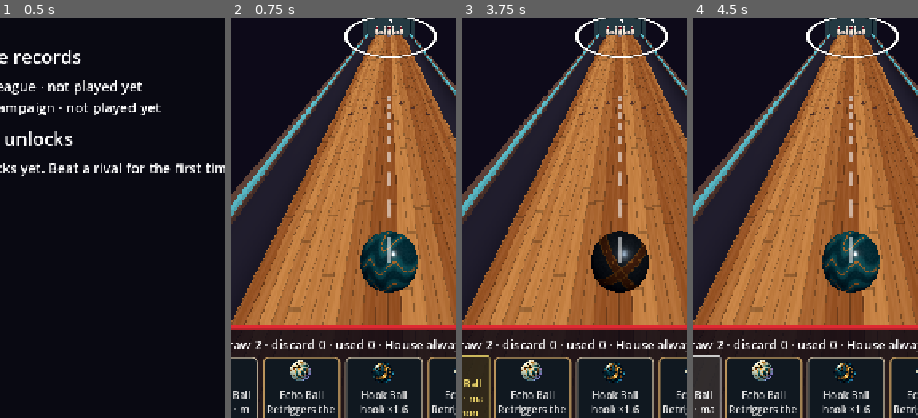
Above: before the commit, frames 1-4 (left to right).
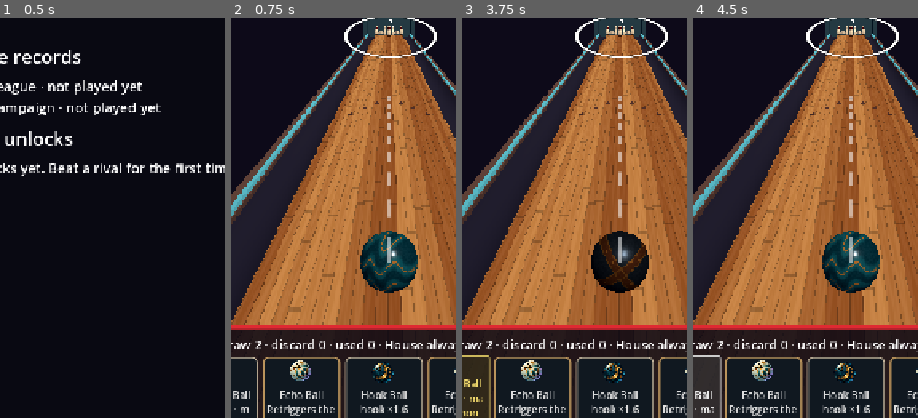
Above: after the commit, the same moments.

Repository: khoix/Roguewood
Game: Godot game, scene res://src/bootstrap/bootstrap.tscn
Same seed, same stepped clock (60 frames per second), same inputs: the game is played once before the commit and once after it.
Inputs:
- Up to frame 1 (0.5 s): no input
- Up to frame 2 (0.75 s): click "Enter League" at 0.5 s
- Up to frame 3 (3.75 s): click "Restart Session" at 1.25 s; click "Restart Session" at 2 s; click "Restart Session" at 2.75 s; click "Hammer Ball hook ×0.6 · mass …" at 3.5 s
- Up to frame 4 (4.5 s): click "Hammer Ball hook ×0.6 · mass …" at 4.25 s
The pictures show only the part of the screen within x 15-65%, y 46-96%; the shares and areas given below are measured in that part.

Frame 1 is identical in both runs. In frame 2, 0.2% of the frame differs, in the area x 64-77%, y 2-5%; in frame 3, 0.2%; in frame 4, 0.2%.

Commit message:
feat: deliver E19-A02 pin identities and native art evidence

Diff:
--- /dev/null
+++ b/assets/items/pins/anchor-card.tres
@@ -0,0 +1,8 @@
+[gd_resource type="AtlasTexture" load_steps=2 format=3]
+
+[ext_resource type="Texture2D" path="res://assets/items/pins/a02-source.png" id="1"]
+
+[resource]
+atlas = ExtResource("1")
+region = Rect2(568, 630, 620, 620)
+filter_clip = true
--- /dev/null
+++ b/assets/items/pins/anchor-frame.tres
@@ -0,0 +1,17 @@
+[gd_resource type="StyleBoxFlat" format=3]
+
+[resource]
+content_margin_left = 6.0
+content_margin_top = 6.0
+content_margin_right = 6.0
+content_margin_bottom = 6.0
+bg_color = Color(0.0627, 0.0941, 0.1255, 1)
+border_width_left = 2
+border_width_top = 2
+border_width_right = 2
+border_width_bottom = 2
+border_color = Color(0.77, 0.71, 0.61, 1)
+corner_radius_top_left = 8
+corner_radius_top_right = 8
+corner_radius_bottom_left = 8
+corner_radius_bottom_right = 8
--- /dev/null
+++ b/assets/items/pins/anchor-material.tres
@@ -0,0 +1,7 @@
+[gd_resource type="ShaderMaterial" load_steps=2 format=3]
+
+[ext_resource type="Shader" path="res://assets/items/pins/identity.gdshader" id="1"]
+
+[resource]
+shader = ExtResource("1")
+shader_parameter/identity = 3
--- /dev/null
+++ b/assets/items/pins/gold-card.tres
@@ -0,0 +1,8 @@
+[gd_resource type="AtlasTexture" load_steps=2 format=3]
+
+[ext_resource type="Texture2D" path="res://assets/items/pins/a02-source.png" id="1"]
+
+[resource]
+atlas = ExtResource("1")
+region = Rect2(60, 630, 620, 620)
+filter_clip = true
--- /dev/null
+++ b/assets/items/pins/gold-frame.tres
@@ -0,0 +1,17 @@
+[gd_resource type="StyleBoxFlat" format=3]
+
+[resource]
+content_margin_left = 6.0
+content_margin_top = 6.0
+content_margin_right = 6.0
+content_margin_bottom = 6.0
+bg_color = Color(0.0627, 0.0941, 0.1255, 1)
+border_width_left = 2
+border_width_top = 2
+border_width_right = 2
+border_width_bottom = 2
+border_color = Color(0.77, 0.71, 0.61, 1)
+corner_radius_top_left = 8
+corner_radius_top_right = 8
+corner_radius_bottom_left = 8
+corner_radius_bottom_right = 8
--- /dev/null
+++ b/assets/items/pins/gold-material.tres
@@ -0,0 +1,7 @@
+[gd_resource type="ShaderMaterial" load_steps=2 format=3]
+
+[ext_resource type="Shader" path="res://assets/items/pins/identity.gdshader" id="1"]
+
+[resource]
+shader = ExtResource("1")
+shader_parameter/identity = 2
--- /dev/null
+++ b/assets/items/pins/identity.gdshader
@@ -0,0 +1,66 @@
+shader_type spatial;
+render_mode diffuse_burley, specular_schlick_ggx;
+uniform int identity = 0;
+varying vec3 local;
+void vertex() { local = VERTEX; }
+float band(float y, float a, float b) { return step(a,y) * (1.0-step(b,y)); }
+void fragment() {
+    vec3 p = floor(local / 0.0015) * 0.0015;
+    float grain = fract(sin(dot(floor(p * 1200.0), vec3(12.9898,78.233,37.719))) * 43758.5453);
+    vec3 ivory = vec3(0.94,0.84,0.65);
+    vec3 brass = vec3(0.72,0.45,0.14);
+    vec3 dark = vec3(0.12,0.10,0.075);
+    vec3 color = ivory;
+    float metal = 0.05;
+    float rough = 0.30;
+    float front = step(0.018,abs(p.z));
+    if (identity == 0) {
+        float stripes = max(band(p.y,0.247,0.262),band(p.y,0.278,0.293));
+        color = mix(ivory,vec3(0.37,0.025,0.045),stripes);
+        if (p.y < 0.035 + 0.003*sin(p.x*560.0)) {
+            float wood = 0.5+0.5*sin(p.x*850.0 + sin(p.y*210.0)*2.0);
+            color = mix(vec3(0.19,0.075,0.025),vec3(0.46,0.22,0.07),wood);
+            rough = 0.55;
+        }
+        color = mix(color,brass,band(p.y,0.006,0.010));
+    } else if (identity == 1) {
+        float diamond = abs(p.x)/0.041 + abs(p.y-0.136)/0.074;
+        float neck = abs(p.x)/0.016 + abs(p.y-0.271)/0.024;
+        float shape = min(diamond,neck);
+        if (shape < 1.13 && front > 0.5) { color = brass; metal = 0.6; }
+        if (shape < 0.94 && front > 0.5) {
+            float facet = step(0.0,p.x) * 0.22 + step(0.136,p.y)*0.25;
+            color = mix(vec3(0.28,0.004,0.025),vec3(0.95,0.07,0.16),facet);
+            if (abs(diamond-0.48) < 0.05 || abs(p.x) < 0.002) color *= 1.5;
+            metal = 0.32; rough = 0.18;
+        }
+        color = mix(color,brass,max(band(p.y,0.006,0.014),max(band(p.y,0.246,0.249),band(p.y,0.292,0.295))));
+    } else if (identity == 2) {
+        color = brass; metal = 0.68; rough = 0.26;
+        float grooves = max(band(p.y,0.009,0.014),max(band(p.y,0.025,0.030),band(p.y,0.042,0.047)));
+        grooves = max(grooves,max(band(p.y,0.249,0.254),band(p.y,0.274,0.279)));
+        float coin = length(vec2(p.x,p.y-0.13));
+        if (front > 0.5 && coin < 0.047) {
+            grooves = max(grooves,max(band(coin,0.022,0.027),band(coin,0.037,0.042)));
+            if (coin < 0.021) color *= 1.2;
+        }
+        color = mix(color,dark,grooves);
+    } else {
+        color = vec3(0.025,0.14,0.18); metal = 0.25; rough = 0.29;
+        float neck_y = p.y - abs(p.x)*0.7;
+        color = mix(color,ivory,max(band(neck_y,0.248,0.260),band(neck_y,0.282,0.294)));
+        float cross_brace = min(abs(p.y-0.13-p.x*1.3),abs(p.y-0.13+p.x*1.3));
+        if (front > 0.5 && p.y > 0.064 && p.y < 0.192 && cross_brace < 0.010) {
+            color = cross_brace > 0.007 ? brass : vec3(0.32,0.32,0.29); metal = 0.65;
+        }
+        if (p.y < 0.053) {
+            color = vec3(0.22,0.25,0.26); metal = 0.70;
+            if (p.y < 0.007 || p.y > 0.046) color = brass;
+            if (abs(p.y-0.026) < 0.005 && abs(sin(atan(p.z,p.x)*4.0)) < 0.22) color = brass;
+        }
+    }
+    ALBEDO = color * (0.94 + 0.10*grain);
+    METALLIC = metal;
+    ROUGHNESS = rough;
+    EMISSION = color * 0.09;
+}
--- /dev/null
+++ b/assets/items/pins/ruby-card.tres
@@ -0,0 +1,8 @@
+[gd_resource type="AtlasTexture" load_steps=2 format=3]
+
+[ext_resource type="Texture2D" path="res://assets/items/pins/a02-source.png" id="1"]
+
+[resource]
+atlas = ExtResource("1")
+region = Rect2(568, 0, 620, 620)
+filter_clip = true
--- /dev/null
+++ b/assets/items/pins/ruby-frame.tres
@@ -0,0 +1,17 @@
+[gd_resource type="StyleBoxFlat" format=3]
+
+[resource]
+content_margin_left = 6.0
+content_margin_top = 6.0
+content_margin_right = 6.0
+content_margin_bottom = 6.0
+bg_color = Color(0.0627, 0.0941, 0.1255, 1)
+border_width_left = 3
+border_width_top = 2
+border_width_right = 3
+border_width_bottom = 2
+border_color = Color(0.73, 0.58, 0.36, 1)
+corner_radius_top_left = 8
+corner_radius_top_right = 8
+corner_radius_bottom_left = 8
+corner_radius_bottom_right = 8
--- /dev/null
+++ b/assets/items/pins/ruby-material.tres
@@ -0,0 +1,7 @@
+[gd_resource type="ShaderMaterial" load_steps=2 format=3]
+
+[ext_resource type="Shader" path="res://assets/items/pins/identity.gdshader" id="1"]
+
+[resource]
+shader = ExtResource("1")
+shader_parameter/identity = 1
--- /dev/null
+++ b/assets/items/pins/wood-card.tres
@@ -0,0 +1,8 @@
+[gd_resource type="AtlasTexture" load_steps=2 format=3]
+
+[ext_resource type="Texture2D" path="res://assets/items/pins/a02-source.png" id="1"]
+
+[resource]
+atlas = ExtResource("1")
+region = Rect2(60, 0, 620, 620)
+filter_clip = true
--- /dev/null
+++ b/assets/items/pins/wood-frame.tres
@@ -0,0 +1,17 @@
+[gd_resource type="StyleBoxFlat" format=3]
+
+[resource]
+content_margin_left = 6.0
+content_margin_top = 6.0
+content_margin_right = 6.0
+content_margin_bottom = 6.0
+bg_color = Color(0.0627, 0.0941, 0.1255, 1)
+border_width_left = 2
+border_width_top = 2
+border_width_right = 2
+border_width_bottom = 2
+border_color = Color(0.77, 0.71, 0.61, 1)
+corner_radius_top_left = 8
+corner_radius_top_right = 8
+corner_radius_bottom_left = 8
+corner_radius_bottom_right = 8
--- /dev/null
+++ b/assets/items/pins/wood-material.tres
@@ -0,0 +1,7 @@
+[gd_resource type="ShaderMaterial" load_steps=2 format=3]
+
+[ext_resource type="Shader" path="res://assets/items/pins/identity.gdshader" id="1"]
+
+[resource]
+shader = ExtResource("1")
+shader_parameter/identity = 0
--- a/content/catalogue.json
+++ b/content/catalogue.json
@@ -222,19 +222,19 @@
       ],
       "incompatibilities": [],
       "assets": {
-        "icon": "",
-        "card": "",
-        "in_play": "",
-        "rarity_treatment": "",
-        "activation": "",
-        "sound": "",
-        "reduced_motion": ""
-      },
-      "completeness": {
-        "authored": true,
-        "mechanics": true,
-        "automated_validation": true,
-        "artwork": false,
+        "icon": "res://assets/items/pins/wood-card.tres",
+        "card": "res://assets/items/pins/wood-card.tres",
+        "in_play": "res://assets/items/pins/wood-material.tres",
+        "rarity_treatment": "res://assets/items/pins/wood-frame.tres",
+        "activation": "",
+        "sound": "",
+        "reduced_motion": "res://assets/items/pins/wood-card.tres"
+      },
+      "completeness": {
+        "authored": true,
+        "mechanics": true,
+        "automated_validation": true,
+        "artwork": true,
         "effects_audio": false,
         "unlock_assigned": true,
         "integrated": false
@@ -280,19 +280,19 @@
       ],
       "incompatibilities": [],
       "assets": {
-        "icon": "",
-        "card": "",
-        "in_play": "",
-        "rarity_treatment": "",
-        "activation": "",
-        "sound": "",
-        "reduced_motion": ""
-      },
-      "completeness": {
-        "authored": true,
-        "mechanics": true,
-        "automated_validation": true,
-        "artwork": false,
+        "icon": "res://assets/items/pins/ruby-card.tres",
+        "card": "res://assets/items/pins/ruby-card.tres",
+        "in_play": "res://assets/items/pins/ruby-material.tres",
+        "rarity_treatment": "res://assets/items/pins/ruby-frame.tres",
+        "activation": "",
+        "sound": "",
+        "reduced_motion": "res://assets/items/pins/ruby-card.tres"
+      },
+      "completeness": {
+        "authored": true,
+        "mechanics": true,
+        "automated_validation": true,
+        "artwork": true,
         "effects_audio": false,
         "unlock_assigned": true,
         "integrated": false
@@ -337,19 +337,19 @@
       ],
       "incompatibilities": [],
       "assets": {
-        "icon": "",
-        "card": "",
-        "in_play": "",
-        "rarity_treatment": "",
-        "activation": "",
-        "sound": "",
-        "reduced_motion": ""
-      },
-      "completeness": {
-        "authored": true,
-        "mechanics": true,
-        "automated_validation": true,
-        "artwork": false,
+        "icon": "res://assets/items/pins/gold-card.tres",
+        "card": "res://assets/items/pins/gold-card.tres",
+        "in_play": "res://assets/items/pins/gold-material.tres",
+        "rarity_treatment": "res://assets/items/pins/gold-frame.tres",
+        "activation": "",
+        "sound": "",
+        "reduced_motion": "res://assets/items/pins/gold-card.tres"
+      },
+      "completeness": {
+        "authored": true,
+        "mechanics": true,
+        "automated_validation": true,
+        "artwork": true,
         "effects_audio": false,
         "unlock_assigned": true,
         "integrated": false
@@ -394,19 +394,19 @@
       ],
       "incompatibilities": [],
       "assets": {
-        "icon": "",
-        "card": "",
-        "in_play": "",
-        "rarity_treatment": "",
-        "activation": "",
-        "sound": "",
-        "reduced_motion": ""
-      },
-      "completeness": {
-        "authored": true,
-        "mechanics": true,
-        "automated_validation": true,
-        "artwork": false,
+        "icon": "res://assets/items/pins/anchor-card.tres",
+        "card": "res://assets/items/pins/anchor-card.tres",
+        "in_play": "res://assets/items/pins/anchor-material.tres",
+        "rarity_treatment": "res://assets/items/pins/anchor-frame.tres",
+        "activation": "",
+        "sound": "",
+        "reduced_motion": "res://assets/items/pins/anchor-card.tres"
+      },
+      "completeness": {
+        "authored": true,
+        "mechanics": true,
+        "automated_validation": true,
+        "artwork": true,
         "effects_audio": false,
         "unlock_assigned": true,
         "integrated": false
--- a/src/presentation/live_dressing.gd
+++ b/src/presentation/live_dressing.gd
@@ -1,6 +1,7 @@
 extends "res://src/presentation/lane_dressing.gd"
 ## E11 materials on real E04 bodies. Meshes only: never alter collision or mass.
 const ArtShader = preload("res://assets/art_direction/material.gdshader")
+const PinIdentity = preload("res://src/presentation/pin_identity.gd")
 
 func surface(kind: int, color: Color) -> ShaderMaterial:
 	var mat := ShaderMaterial.new()
@@ -37,14 +38,14 @@
 			light_mat.emission=Color("377d83")
 			_mesh_child(body,rail,light_mat,Lane.world(side*0.77,10,0.06)-body.position)
 
-## Slice pin materials (E13): finish and colour per catalogue pin, so a Ruby or
-## Anchor reads as itself on the lane. Developmental: final pin art is E19.
-const PIN_FINISHES := {"pin.wood": [2, "f4e6cd"], "pin.ruby": [4, "b8323f"], "pin.gold": [3, "e7bc70"],
-	"pin.anchor": [4, "17363d"], "pin.grower": [2, "95d9cb"], "pin.rubber": [4, "8976cf"]}
+## Remaining E13 developmental finishes. Catalogue identities take precedence;
+## A02 supplies Wood/Ruby/Gold/Anchor; Grower/Rubber are the next art batch.
+const PIN_FINISHES := {"pin.grower": [2, "95d9cb"], "pin.rubber": [4, "8976cf"]}
 
 func dress_pin(pin: RigidBody3D) -> void:
 	super.dress_pin(pin)
 	var item_id := String(pin.get_meta("item_id", ""))
+	if PinIdentity.dress(pin, item_id): return
 	if PIN_FINISHES.has(item_id):
 		for child in pin.get_children():
 			if child is MeshInstance3D:
--- /dev/null
+++ b/src/presentation/pin_identity.gd
@@ -0,0 +1,32 @@
+extends RefCounted
+## Authored visual accents follow the real body. No collision shapes or physics writes.
+const Assets = preload("res://src/presentation/item_assets.gd")
+
+static func dress(pin: RigidBody3D, item_id: String) -> bool:
+	var material := Assets.slot(item_id, "in_play") as Material
+	if material == null: return false
+	for child in pin.get_children():
+		if child is MeshInstance3D:
+			child.material_override = material
+			pin.set_meta("art_item_id", item_id)
+			break
+	if item_id == "pin.anchor":
+		var collar := CylinderMesh.new()
+		collar.top_radius = 0.051
+		collar.bottom_radius = 0.041
+		collar.height = 0.050
+		collar.radial_segments = 24
+		# Bake the offset into the visual vertices so the same local shader markings
+		# line up on body and collar, including when the physical pin lies down.
+		var arrays := collar.get_mesh_arrays()
+		var vertices: PackedVector3Array = arrays[Mesh.ARRAY_VERTEX]
+		for i in vertices.size(): vertices[i].y += 0.026
+		arrays[Mesh.ARRAY_VERTEX] = vertices
+		var mesh := ArrayMesh.new()
+		mesh.add_surface_from_arrays(Mesh.PRIMITIVE_TRIANGLES, arrays)
+		var accent := MeshInstance3D.new()
+		accent.name = "AnchorCollar"
+		accent.mesh = mesh
+		accent.material_override = material
+		pin.add_child(accent)
+	return true
--- /dev/null
+++ b/tests/pin_art_journey.gd
@@ -0,0 +1,104 @@
+extends "res://tests/slice_journey.gd"
+## Real purchase -> placement -> physical roll -> collection. Only fixture is a
+## logged wallet grant to bound shop rerolls; every purchase/placement uses UI.
+const Assets = preload("res://src/presentation/item_assets.gd")
+const IDS := ["pin.wood", "pin.ruby", "pin.gold", "pin.anchor"]
+
+func _run() -> void:
+	for arg in OS.get_cmdline_user_args():
+		if arg.begins_with("--artifact-dir="): artifact_dir = arg.trim_prefix("--artifact-dir=")
+	root.size = PORTRAIT
+	scene = load("res://src/bootstrap/bootstrap.tscn").instantiate()
+	root.add_child(scene)
+	await process_frame
+	await _focus_accept(scene.enter)
+	await _wait_for(func(): return scene.lab != null and scene.lab.state == "aim", "slice ready")
+	lab = scene.lab
+	await _toggle_assist()
+	_check_rack()
+	await _arm("ball.echo")
+	await _throw(STRIKE)
+	await _scored()
+	await _to_shop("pin art")
+	lab.run.credit(400, "fixture: pin art bounded shop coverage")
+	lab._refresh_shop()
+	var bought := {}
+	for attempt in range(20):
+		for index in lab.shop.offers.size():
+			var offer: Dictionary = lab.shop.offers[index]
+			var id: String = offer.item_id
+			if id not in IDS or id == "pin.wood" or bought.has(id) or offer.sold: continue
+			var button: Button = lab.shop_panel.button_for_offer(index)
+			_check(button.icon == Assets.slot(id, "icon"), "shop icon matches stable ID: " + id)
+			await _capture(id.replace(".", "_") + "_shop")
+			await _focus_accept(button)
+			_check(lab.shop_panel.choice_sheet.visible, "pin asks for actual rack position")
+			var position := bought.size() + 1
+			var before: int = lab.run.money
+			await _focus_accept(lab.shop_panel.choice_button(position - 1))
+			await process_frame
+			_check(lab.run.rack[position].item_id == id and lab.run.money == before - int(offer.price), "purchase places identity and charges exact price")
+			bought[id] = position
+			# Free the displaced Wood reserve through the actual sell control.
+			var reserve: Button = lab.shop_panel.sell_button("reserve:1")
+			if reserve != null:
+				await _focus_accept(reserve)
+				await process_frame
+		if bought.size() == 3: break
+		await _focus_accept(lab.shop_panel.reroll_button)
+		await process_frame
+	_check(bought.size() == 3, "seeded shop covers Ruby, Gold and Anchor")
+	await _leave_shop()
+	_check_rack()
+	await _capture("pin_rack")
+	await _focus_accept(scene.options)
+	await _focus_accept(lab.settings_panel.reduced_motion)
+	await _focus_accept(lab.settings_panel.close)
+	await _capture("pin_reduced")
+	# Diagnostic close view of the same live bodies, labelled separately from the
+	# normal player camera. Only this test changes the camera transform.
+	var player_camera: Transform3D = lab._camera.transform
+	lab._camera.position = Vector3(0.15, 0.85, -16.1)
+	lab._camera.look_at(Vector3(0.0, 0.12, -18.5))
+	await _capture("pin_rack_detail")
+	await _aim()
+	await _slide(lab.assist_panel.position_slider, STRIKE[0])
+	await _slide(lab.assist_panel.aim_slider, STRIKE[1])
+	await _slide(lab.assist_panel.power_slider, STRIKE[2])
+	var rolls: int = lab.history.size()
+	await _focus_accept(lab.assist_panel.throw_button)
+	await _wait_for(func(): return lab.lane.tracker.sequence.size() > 0, "mixed rack impact", ROLL_FRAMES)
+	await _capture("pin_impact_detail")
+	await _wait_for(func(): return lab.history.size() == rolls + 1, "mixed roll settles", ROLL_FRAMES)
+	_check_rack()
+	_check(lab.history[-1].roll_result.fallen_positions.size() > 0, "mixed rack has physically fallen pins")
+	lab._camera.transform = player_camera
+	await _capture("pin_fallen")
+	await _focus_accept(scene.back)
+	await _wait_for(func(): return scene.screen == "menu", "binder return")
+	await _focus_accept(scene.clubhouse.tab_buttons.binder)
+	await _focus_accept(scene.clubhouse.filter_button("pin"))
+	for id in IDS:
+		await _focus_accept(scene.clubhouse.entry_button(id))
+		for i in range(12): await process_frame
+		var holder: Control = scene.clubhouse.binder_art
+		_check(holder.get_child_count() == 1 and holder.get_child(0) is TextureRect and holder.get_child(0).texture == Assets.slot(id, "card"), "binder displays purchased pin: " + id)
+		if not artifact_dir.is_empty() and DisplayServer.get_name() != "headless":
+			await RenderingServer.frame_post_draw
+			_check(root.get_texture().get_image().save_png(artifact_dir.path_join(id.replace(".", "_") + "_binder.png")) == OK, "binder capture")
+	if failures.is_empty(): print("ROGUEWOOD_PIN_ART_OK")
+	quit(0 if failures.is_empty() else 1)
+
+func _check_rack() -> void:
+	for position in lab.lane.pins:
+		var body: RigidBody3D = lab.lane.pins[position]
+		var id: String = lab.run.rack[position].item_id
+		_check(body.get_meta("art_item_id", "") == id, "physical pin retains purchased identity: " + id)
+		for child in body.get_children():
+			if child is MeshInstance3D:
+				_check(child.material_override == Assets.slot(id, "in_play"), "actual body uses catalogue material")
+		_check(body.has_node("AnchorCollar") == (id == "pin.anchor"), "only Anchor has reinforced silhouette")
+
+func _capture(label: String) -> void:
+	for i in range(12): await process_frame
+	await super._capture(label)
--- /dev/null
+++ b/tools/capture_pin_art.gd
@@ -0,0 +1,80 @@
+extends SceneTree
+## Renders runtime resources at their intended UI sizes. Output is ignored evidence.
+const Assets = preload("res://src/presentation/item_assets.gd")
+const IDS := ["pin.wood", "pin.ruby", "pin.gold", "pin.anchor"]
+var destination := "res://artifacts/e19-a02/contact.png"
+func _initialize() -> void: call_deferred("_capture")
+func _capture() -> void:
+	for arg in OS.get_cmdline_user_args():
+		if arg.begins_with("--out="): destination = arg.trim_prefix("--out=")
+	DirAccess.make_dir_recursive_absolute(destination.get_base_dir())
+	root.size = Vector2i(1280, 720)
+	root.content_scale_size = Vector2i(1280, 720)
+	var canvas := Control.new()
+	canvas.set_anchors_and_offsets_preset(Control.PRESET_FULL_RECT)
+	root.add_child(canvas)
+	var bg := ColorRect.new()
+	bg.color = Color("101820")
+	bg.set_anchors_and_offsets_preset(Control.PRESET_FULL_RECT)
+	canvas.add_child(bg)
+	for i in range(4):
+		var id: String = IDS[i]
+		var panel := PanelContainer.new()
+		panel.position = Vector2(16 + i * 316, 20)
+		panel.size = Vector2(300, 680)
+		panel.add_theme_stylebox_override("panel", Assets.slot(id, "rarity_treatment"))
+		canvas.add_child(panel)
+		var box := VBoxContainer.new()
+		box.add_theme_constant_override("separation", 12)
+		panel.add_child(box)
+		_label(box, id.trim_prefix("pin.").capitalize() + " Pin", 24)
+		_texture(box, Assets.slot(id, "card"), 192)
+		_label(box, "PIN · " + Assets.rarity_mark(id), 18)
+		_texture(box, Assets.slot(id, "icon"), 48)
+		_label(box, "48 px icon · static / reduced", 16)
+		var viewport := SubViewport.new()
+		viewport.size = Vector2i(192,192)
+		viewport.own_world_3d = true
+		viewport.transparent_bg = true
+		viewport.render_target_update_mode = SubViewport.UPDATE_ALWAYS
+		canvas.add_child(viewport)
+		var body := RigidBody3D.new()
+		body.freeze = true
+		body.set_meta("item_id", id)
+		viewport.add_child(body)
+		preload("res://src/presentation/live_dressing.gd").new().dress_pin(body)
+		var camera := Camera3D.new()
+		camera.position = Vector3(0.03,0.20,0.36)
+		viewport.add_child(camera)
+		camera.look_at(Vector3(0,0.19,0))
+		var light := DirectionalLight3D.new()
+		light.rotation_degrees = Vector3(-25,-30,0)
+		viewport.add_child(light)
+		var environment := WorldEnvironment.new()
+		environment.environment = Environment.new()
+		environment.environment.ambient_light_source = Environment.AMBIENT_SOURCE_COLOR
+		environment.environment.ambient_light_color = Color("a8bac2")
+		environment.environment.ambient_light_energy = 0.6
+		viewport.add_child(environment)
+		_texture(box, viewport.get_texture(), 192)
+		_label(box, "In-play material · no effects", 16)
+	for i in range(20): await process_frame
+	await RenderingServer.frame_post_draw
+	var result := root.get_texture().get_image().save_png(destination)
+	print("ROGUEWOOD_PIN_CONTACT_OK" if result == OK else "CONTACT_FAILED")
+	quit(0 if result == OK else 1)
+func _label(parent: Node, text_value: String, font: int) -> void:
+	var label := Label.new()
+	label.text = text_value
+	label.horizontal_alignment = HORIZONTAL_ALIGNMENT_CENTER
+	label.add_theme_font_size_override("font_size", font)
+	parent.add_child(label)
+func _texture(parent: Node, texture: Texture2D, pixels: int) -> void:
+	var rect := TextureRect.new()
+	rect.texture = texture
+	rect.texture_filter = CanvasItem.TEXTURE_FILTER_NEAREST
+	rect.expand_mode = TextureRect.EXPAND_IGNORE_SIZE
+	rect.stretch_mode = TextureRect.STRETCH_KEEP_ASPECT_CENTERED
+	rect.custom_minimum_size = Vector2(pixels,pixels)
+	rect.size_flags_horizontal = Control.SIZE_SHRINK_CENTER
+	parent.add_child(rect)
Binary file added: assets/items/pins/a02-source.png
Not shown, added: assets/items/pins/a02-source.png.import
Not shown, added: assets/items/pins/identity.gdshader.uid
Not shown, added: docs/art/briefs/E19-A02-source-prompt.txt
Not shown, added: src/presentation/pin_identity.gd.uid
Not shown, added: tests/pin_art_journey.gd.uid
Not shown, added: tools/capture_pin_art.gd.uid
Not shown, changed: .github/workflows/bootstrap.yml
Not shown, changed: docs/art/ASSET-LEDGER.md
Not shown, changed: docs/handoffs/E19-A02.md
